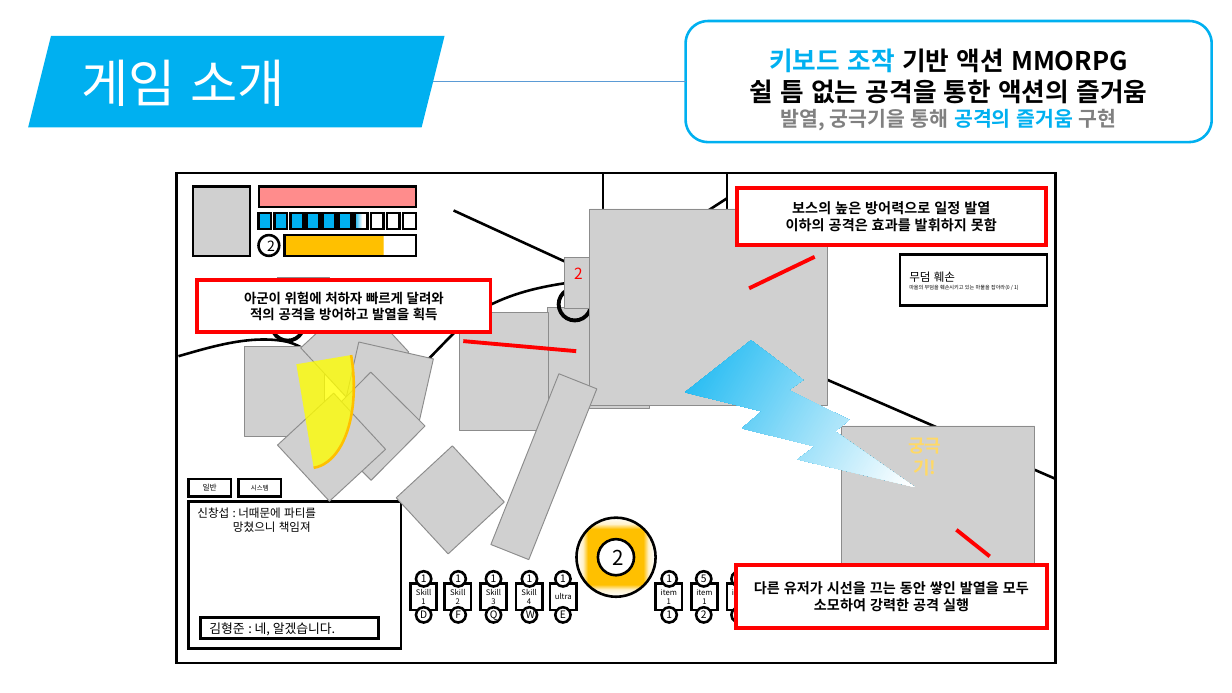
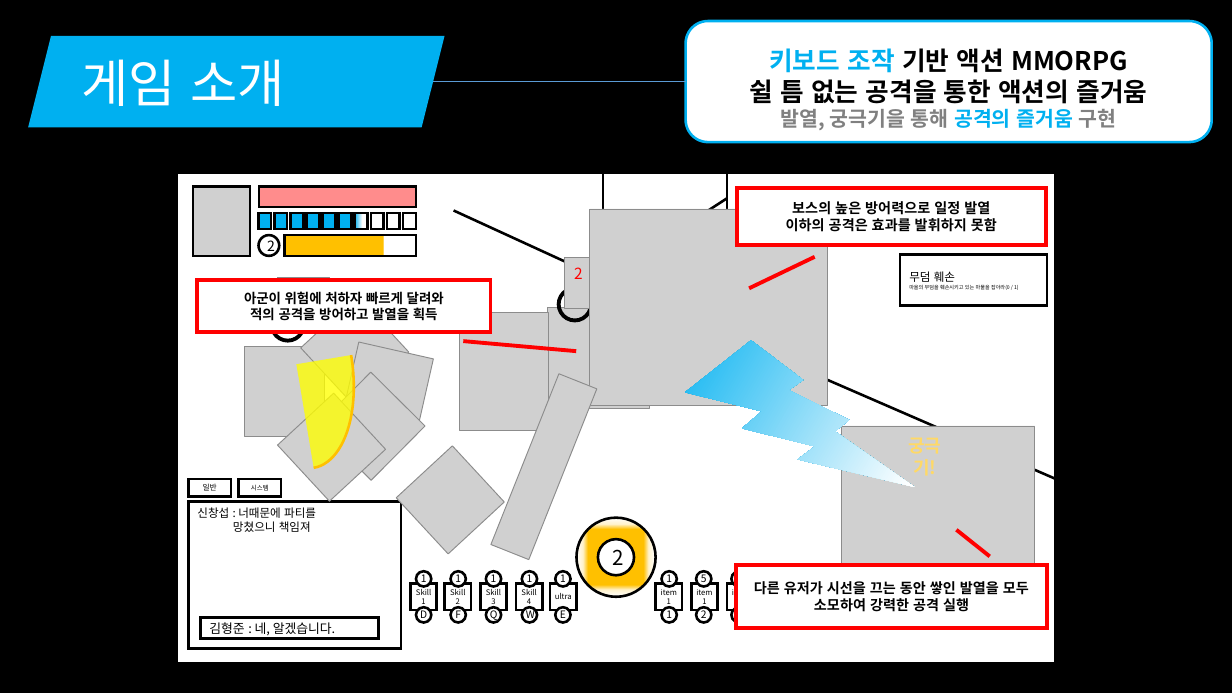
Before and after one commit to korleinster/gamebusdriver, a slide deck: slide 3 of documents/노루막이_김형준_신창섭_홍승필_허지훈.pptx. Drawn at 1232x693 pixels with LibreOffice and Linux fonts; fonts in the diff are those of the drawing; grey boxes stand for pictures; background and template pictures are left out. Boxes give left, top, right and bottom in pixels: in the first picture for what was removed or moved away, otherwise in the second. Text is boxed around its words. In the diff, an @@ line names an element or a change of style, - is before the commit and + after.

Commit message:
[신창섭]제안서 수정
1. 일부 디자인 수정

```diff
--- a/documents/노루막이_김형준_신창섭_홍승필_허지훈.pptx
+++ b/documents/노루막이_김형준_신창섭_홍승필_허지훈.pptx
@@ rectangle added at (0, 0, 1232, 693), fill #000000 @@
@@ rounded rectangle "키보드 조작 기반 액션 MMORPG" at (686, 21, 1212, 142): fill none to #FFFFFF @@
@@ rectangle at (177, 173, 1055, 663): fill none to #FFFFFF @@
@@ freeform shape removed at (178, 279, 601, 391) @@
```
